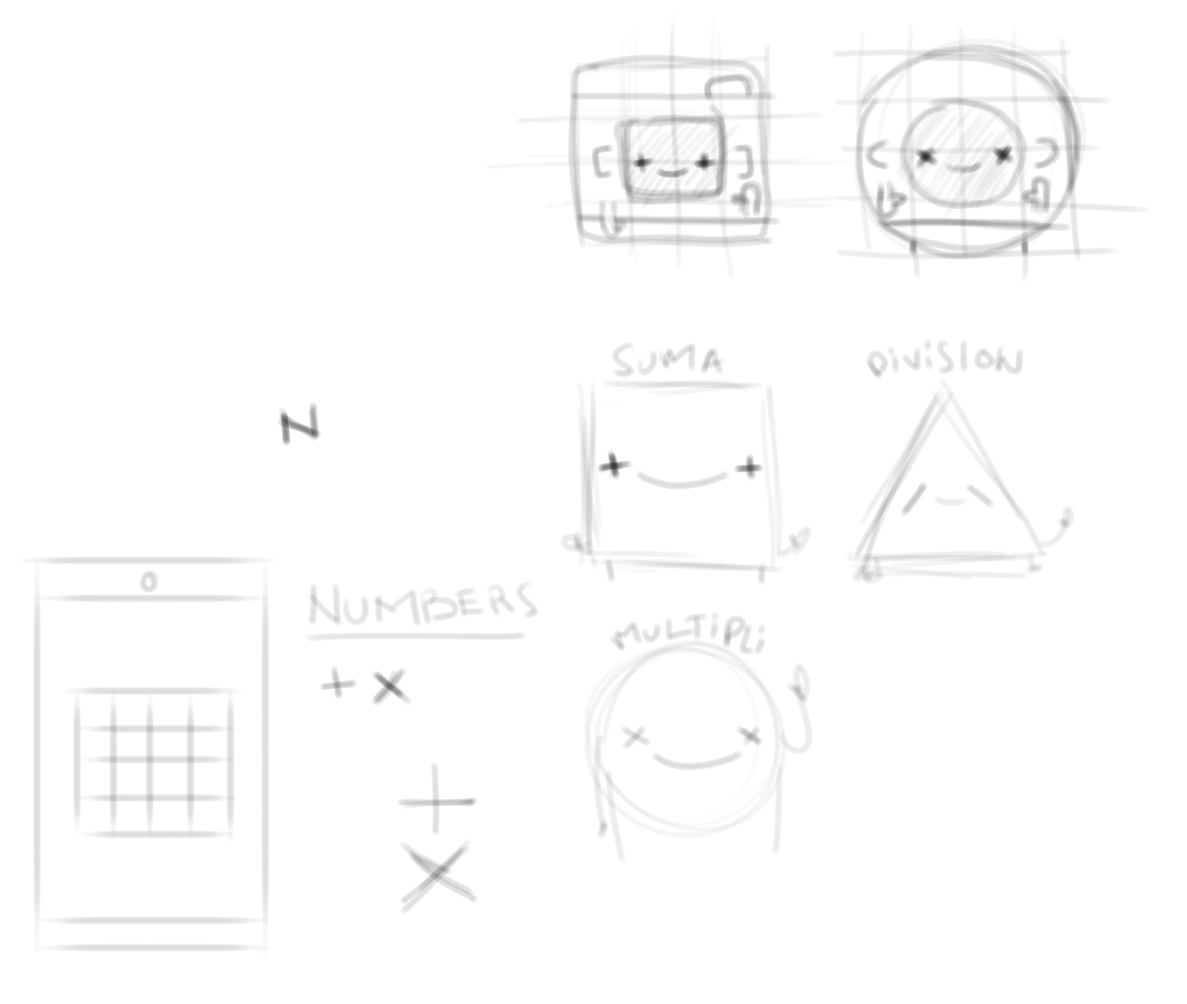
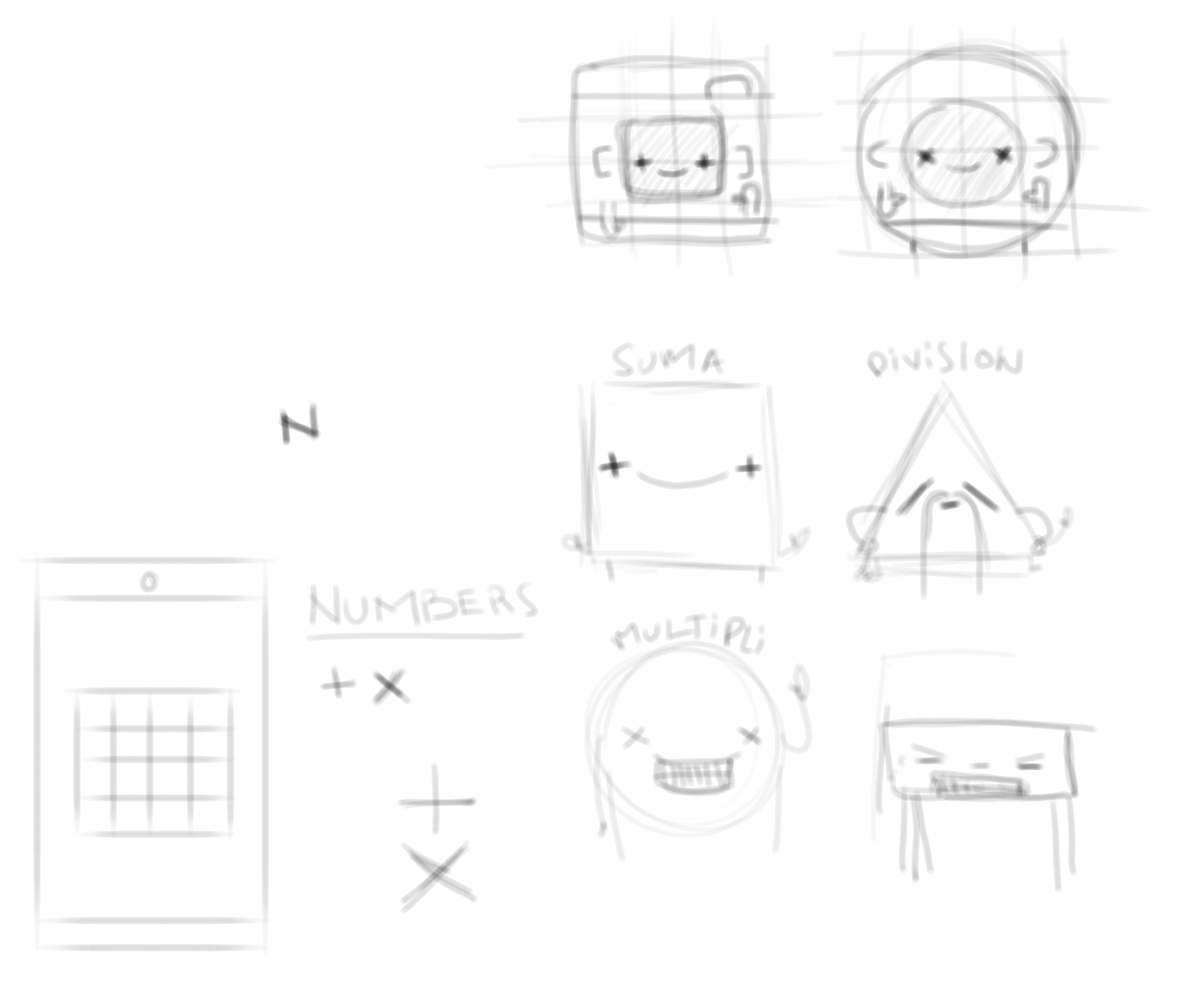
The second 1187x1004 image is a revision of the first. Changes to its layers:
painted on (unnamed layer) over box(651, 476, 1098, 894)
